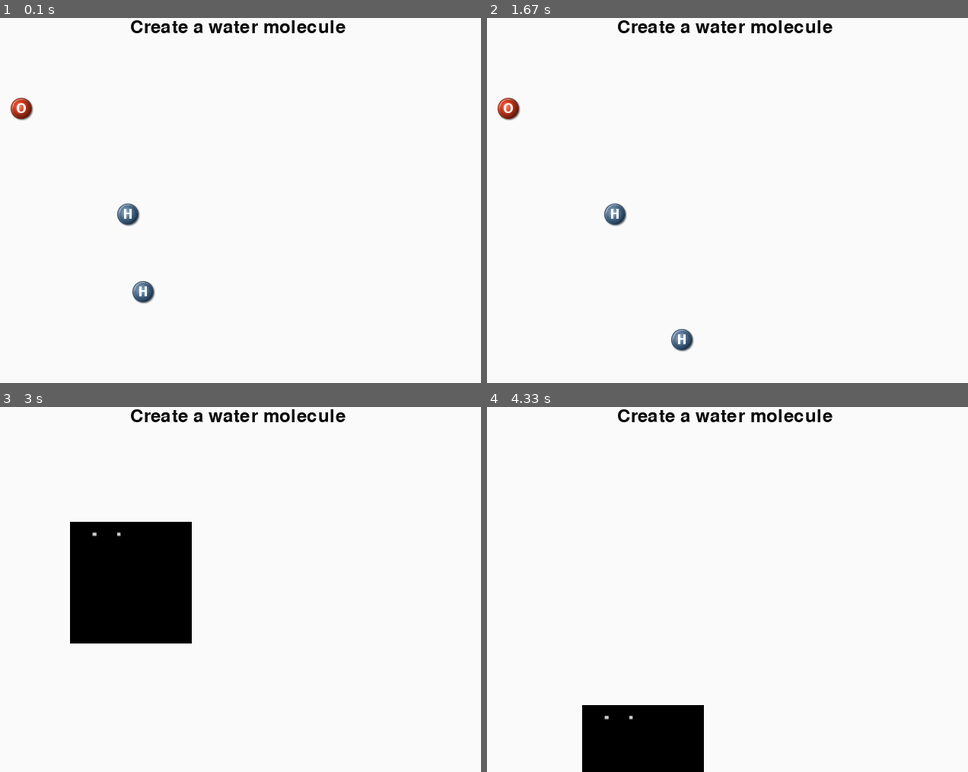
Above: before the commit, frames 1-4 (two rows, left to right).
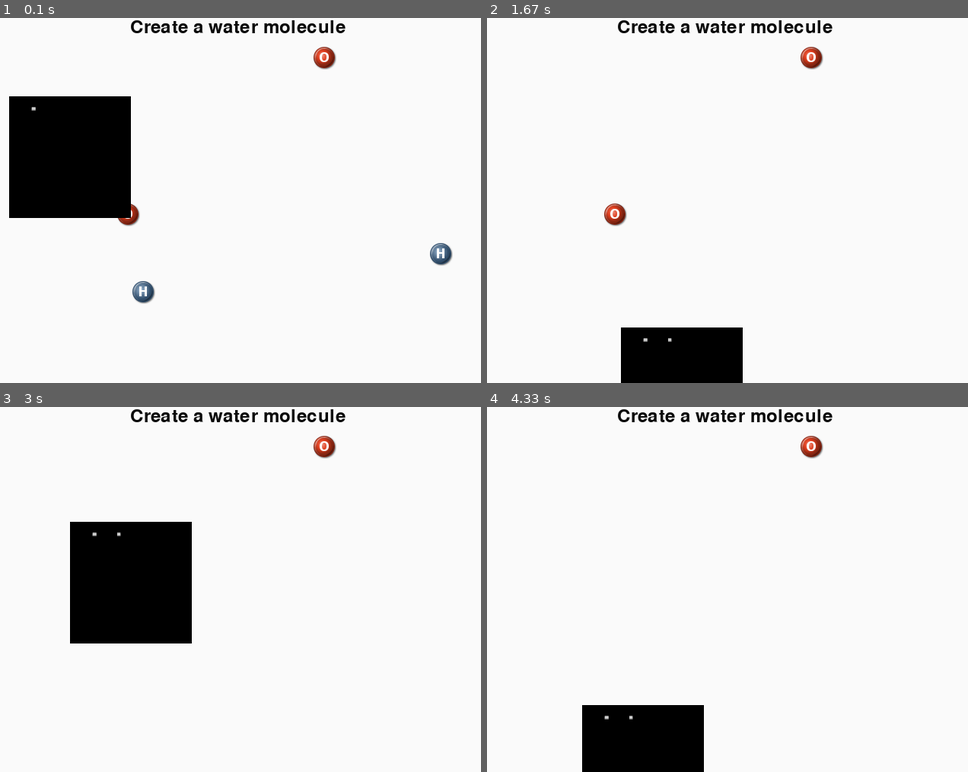
Above: after the commit, the same moments.

Repository: Norberg/molecule
Game: pygame game, started from molecule.py
The game is run twice, just before and just after one commit, with the same random seed, the same clock (stepped at 60 frames per second) and the same inputs. The source is Python 2; it was converted automatically to run under Python 3.
Inputs (mouse positions are in pixels of both pictures, inside the frame that each line leads up to):
- Up to frame 1 (0.1 s): no input
- Up to frame 2 (1.67 s): press the mouse at (929, 255) at 0.37 s; move the mouse to (751, 200) at 0.47 s; release the mouse at (573, 145) at 0.6 s; press the mouse at (631, 291) at 0.7 s; move the mouse to (592, 299) at 0.8 s; release the mouse at (554, 306) at 0.93 s; press the mouse at (487, 36) at 1.03 s; move the mouse to (698, 185) at 1.13 s; release the mouse at (910, 339) at 1.27 s; press the mouse at (487, 36) at 1.37 s; move the mouse to (583, 182) at 1.47 s; release the mouse at (684, 328) at 1.6 s
- Up to frame 3 (3 s): press the mouse at (0, 425) at 1.7 s; move the mouse to (168, 476) at 1.8 s; release the mouse at (341, 523) at 1.93 s; press the mouse at (0, 425) at 2.03 s; move the mouse to (57, 516) at 2.13 s; release the mouse at (120, 604) at 2.27 s; press the mouse at (24, 472) at 2.37 s; move the mouse to (197, 596) at 2.47 s; release the mouse at (370, 720) at 2.6 s; press the mouse at (24, 472) at 2.7 s; move the mouse to (76, 498) at 2.8 s; release the mouse at (129, 520) at 2.93 s
- Up to frame 4 (4.33 s): press the mouse at (511, 472) at 3.03 s; move the mouse to (640, 480) at 3.13 s; release the mouse at (770, 487) at 3.27 s; press the mouse at (511, 472) at 3.37 s; move the mouse to (554, 549) at 3.47 s; release the mouse at (597, 626) at 3.6 s; press the mouse at (511, 472) at 3.7 s; move the mouse to (568, 560) at 3.8 s; release the mouse at (626, 644) at 3.93 s; press the mouse at (511, 472) at 4.03 s; move the mouse to (578, 589) at 4.13 s; release the mouse at (640, 706) at 4.27 s

The runs differ from the first frame. In frame 1, 9.0% of the frame differs, in the area x 1-95%, y 7-68%; in frame 2, 4.5%; in frame 3, 0.2%; in frame 4, 0.2%.

Commit message:
made creation of elements more generic

Diff:
--- a/molecule.py
+++ b/molecule.py
@@ -16,7 +16,7 @@
 			if b == 'H':
 				return "OH"
 			elif b == 'O':
-				return "OO"
+				return "O2"
 			elif b == 'H2':
 				return "H2O"
 		elif a == 'H':
@@ -37,6 +37,19 @@
 			layout[(1,1)] = 'H'
 			layout[(2,1)] = 'O'
 			layout[(3,1)] = 'H'
+		elif molecule == "O2":
+			layout[(1,1)] = 'O'
+			layout[(2,1)] = 'O'
+		elif molecule == "CO2":
+			layout[(1,1)] = 'O'
+			layout[(2,1)] = 'C'
+			layout[(3,1)] = 'O'
+		elif molecule == "CH4":
+			layout[(2,2)] = 'C'
+			layout[(2,1)] = 'H'
+			layout[(1,2)] = 'H'
+			layout[(2,3)] = 'H'
+			layout[(3,2)] = 'H'
 		else:
 			print "No layout found for:", molecule
 			return None
@@ -83,8 +96,10 @@
 					links.blit(self.link_right, link_pos)
 		return links
 
-
 	def create_molecule(self, symbol):
+		if self.is_atom(symbol):
+			return self.create_atom(symbol)
+
 		layout = self.molecule_table(symbol)
 		if layout != None:
 			molecule = pygame.Surface((160,160), 0, self.create_atom('O', copy=False))
@@ -96,6 +111,22 @@
 			molecule.blit(links, (0,0))
 			return molecule
 
+	def is_atom(self, symbol):
+		if len(symbol) == 1: # H, O, F etc.
+			return True
+		elif len(symbol) == 2 and symbol[1].islower(): #Fe, Mg, Na etc.
+			return True
+		elif len(symbol) == 3 and symbol[1:3].islower(): #Uut, Uup, Uus etc.
+			return True
+		else:
+			return False
+
+	def create_elements(self, elements):
+		list_of_elements = list()
+		for element in elements:
+			list_of_elements.append(Atom(element))
+		return tuple(list_of_elements)
+
 universe = Universe()
 
 class Atom(pygame.sprite.Sprite):
@@ -103,7 +134,7 @@
 	def __init__(self, symbol):
 		pygame.sprite.Sprite.__init__(self)
 		self.symbol = symbol
-		self.image = pygame.image.load("img/atom-" + self.symbol.lower() + ".png")
+		self.image = universe.create_molecule(symbol)
 		self.rect = self.image.get_rect()
 		self.rect.move_ip(random.randint(10, 600), random.randint(10, 400))
 		self.active = False
@@ -165,10 +196,8 @@
 	pygame.display.flip()
 
 	clock = pygame.time.Clock()
-	H1 = Atom('H')
-	H2 = Atom('H')
-	O1 = Atom('O')
-	atoms = pygame.sprite.RenderPlain((H1, H2, O1))
+	elements = universe.create_elements(["H", "O", "OH", "O", "H"])#, "CO2", "CH4"])
+	atoms = pygame.sprite.RenderPlain(elements)
 	active = None
 	while 1:
 		clock.tick(60)
@@ -199,4 +228,9 @@
 
 
 if __name__ == '__main__':
-	main()
+	try:
+		main()
+	except KeyboardInterrupt:
+		from guppy import hpy
+		h = hpy()
+		print h.heap()
